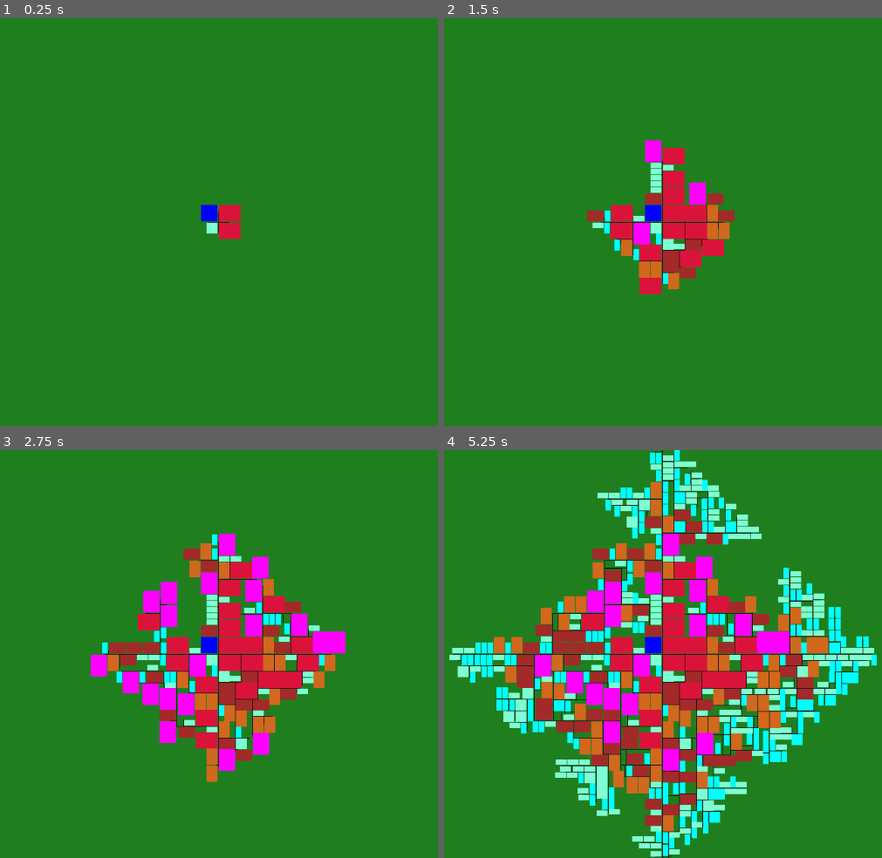
Above: before the commit, frames 1-4 (two rows, left to right).
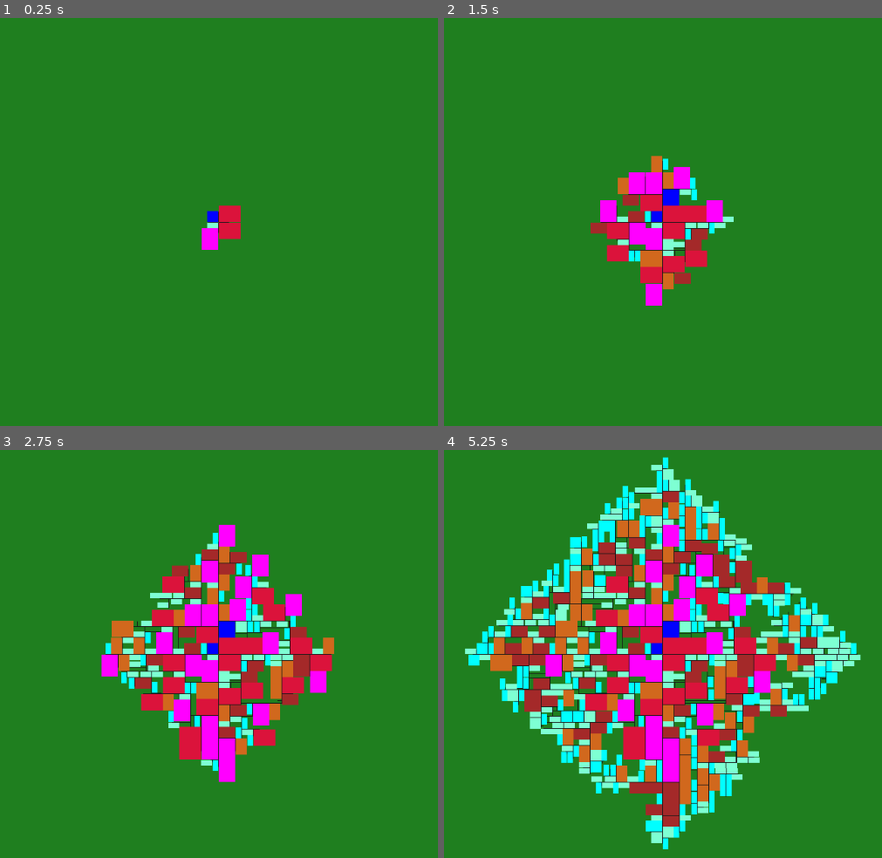
Above: after the commit, the same moments.

Repository: MichaelReel/2DMapGen
Game: Godot game, scene res://BuildingPlacement.tscn
The game is run twice, just before and just after one commit, with the same random seed, the same clock (stepped at 60 frames per second) and the same inputs. This scene is started directly instead of the project's main scene.
Inputs:
- Up to frame 1 (0.25 s): no input
- Up to frame 2 (1.5 s): no input
- Up to frame 3 (2.75 s): no input
- Up to frame 4 (5.25 s): no input

The runs differ from the first frame. In frame 1, 0.4% of the frame differs, in the area x 45-55%, y 45-57%; in frame 2, 5.6%; in frame 3, 15%; in frame 4, 40%, in the area x 1-99%, y 0-100%.

Commit message:
Best effect so far. Could maybe use some refactoring.

Diff:
--- a/BuildingPlacement.gd
+++ b/BuildingPlacement.gd
@@ -153,6 +153,10 @@
 				# See if we can place it
 				var near_corner : Vector2 = pos + left_dir
 				var size := Vector2(forward_left_dir.x * building.size.x, forward_left_dir.y * building.size.y)
+				if size.x < 0:
+					size.x += 1
+				if size.y < 0:
+					size.y += 1
 				var plot_bounds := Rect2(near_corner, size).abs()
 				if plot_is_clear(image, plot_bounds, BACK_GROUND):
 					# Draw image
@@ -185,6 +189,10 @@
 				# See if we can place it
 				var near_corner : Vector2 = pos + right_dir
 				var size := Vector2(forward_right_dir.x * building.size.x, forward_right_dir.y * building.size.y)
+				if size.x < 0:
+					size.x += 1
+				if size.y < 0:
+					size.y += 1
 				var plot_bounds := Rect2(near_corner, size).abs()
 				if plot_is_clear(image, plot_bounds, BACK_GROUND):
 					# Draw image
